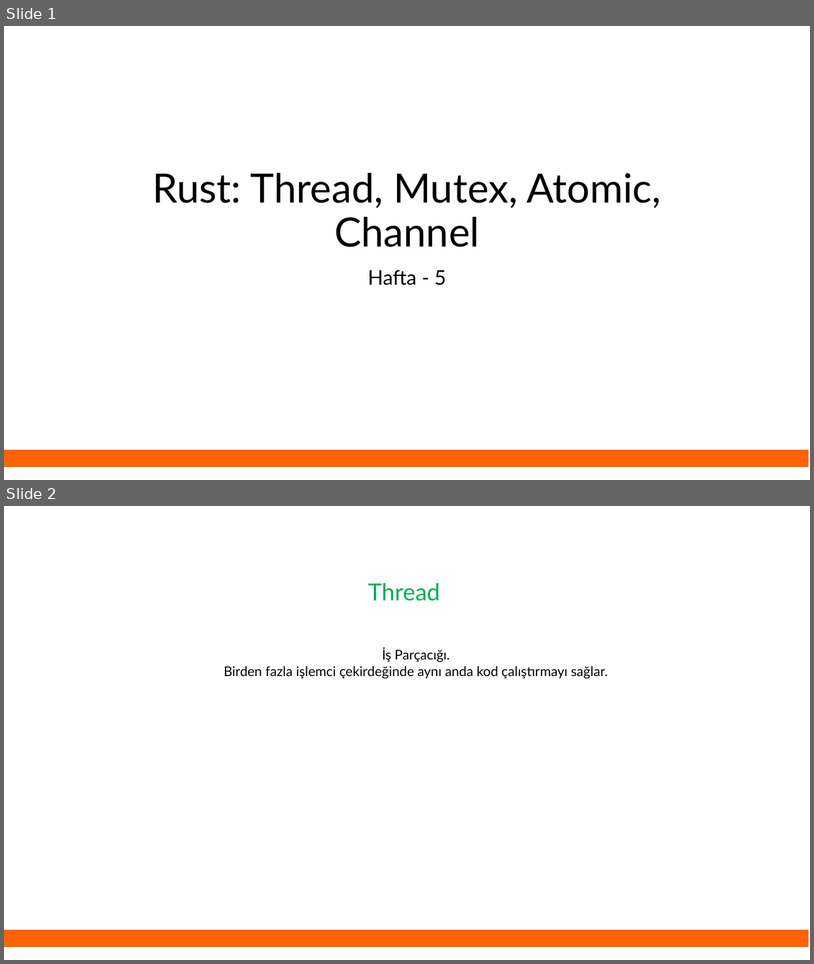
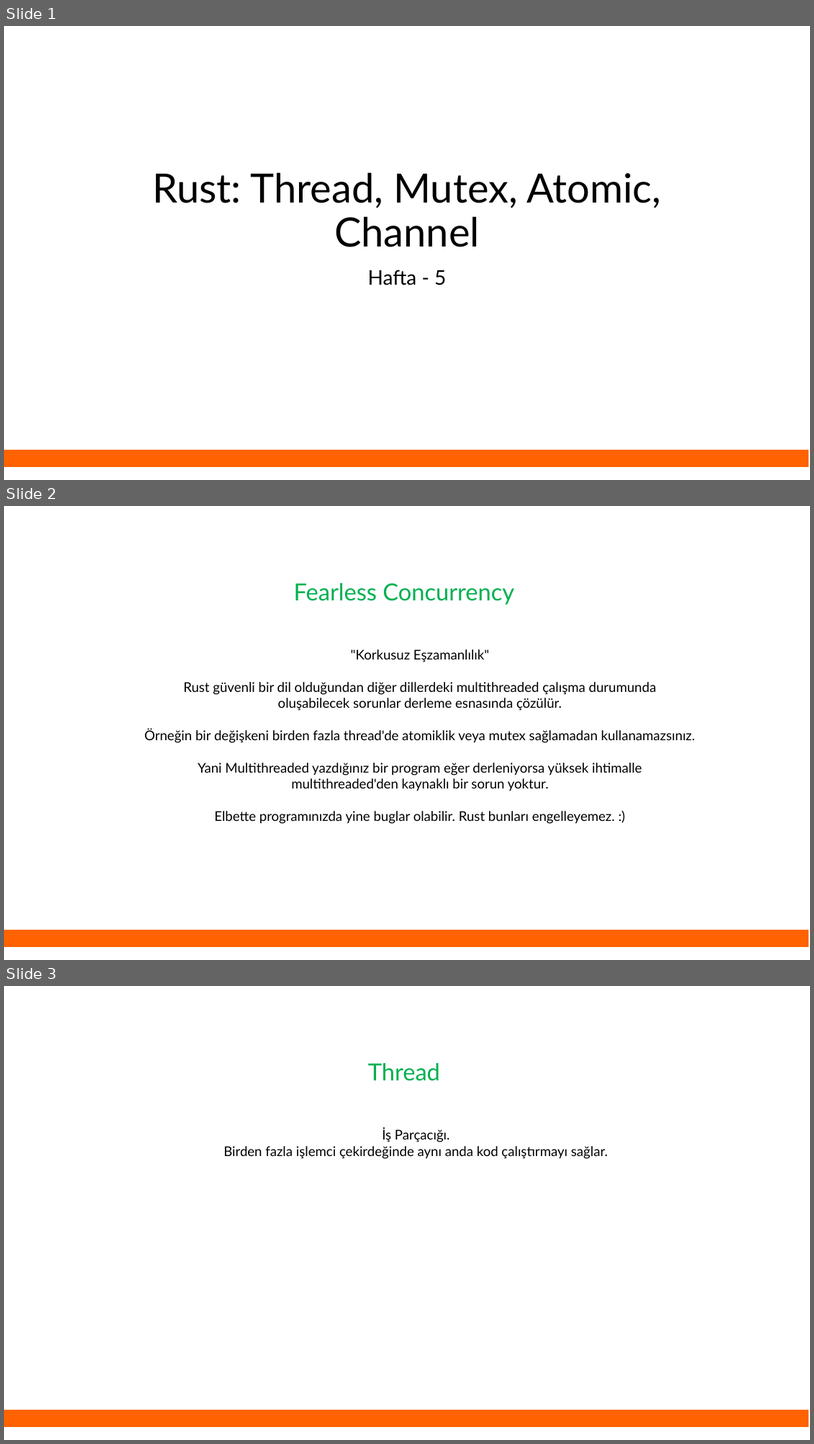
Before and after one commit to DEVxDAO-TR/course-presentations, a slide deck: rust_egitim_5_threads.odp. Shown one above the other, each under a label of ours: slides 1 and 2 before the commit, slides 1, 2 and 3 after it. The pictures are 814x964 and 814x1444 pixels, drawn with LibreOffice and Linux fonts; fonts in the diff are those of the drawing. Boxes give left, top, right and bottom in pixels: in the first picture for what was removed or moved away, otherwise in the second. Text is boxed around its words. In the diff, an @@ line names an element or a change of style, - is before the commit and + after.

```diff
--- a/rust_egitim_5_threads.odp
+++ b/rust_egitim_5_threads.odp
@@ slide 2 added at [4, 506, 810, 960], background #FFFFFF @@
@@ text added at [294, 583, 514, 605], 28 pt, text #00B050 @@
+Fearless Concurrency
@@ text added at [144, 649, 696, 824], 16 pt, text #000000 @@
+"Korkusuz Eşzamanlılık"
+Rust güvenli bir dil olduğundan diğer dillerdeki multithreaded çalışma durumunda
+oluşabilecek sorunlar derleme esnasında çözülür.
+Örneğin bir değişkeni birden fazla thread'de atomiklik veya mutex sağlamadan kullanamazsınız.
+Yani Multithreaded yazdığınız bir program eğer derleniyorsa yüksek ihtimalle
+multithreaded'den kaynaklı bir sorun yoktur.
+Elbette programınızda yine buglar olabilir. Rust bunları engelleyemez. :)
@@ freeform shape added at [4, 929, 809, 947], fill #FF6200 @@
@@ what was slide 2 is now slide 3 @@
```
Also in this commit, not shown: 1 slide changed, 10 other files.
